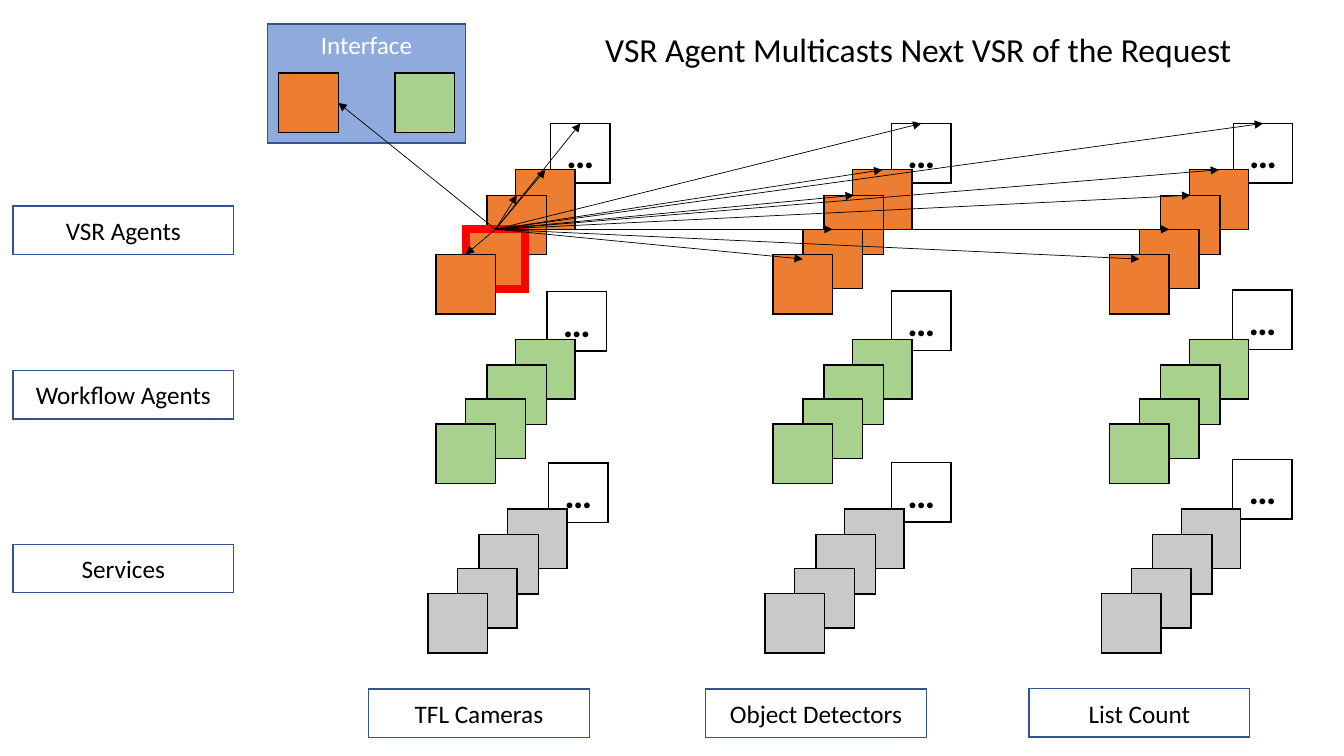
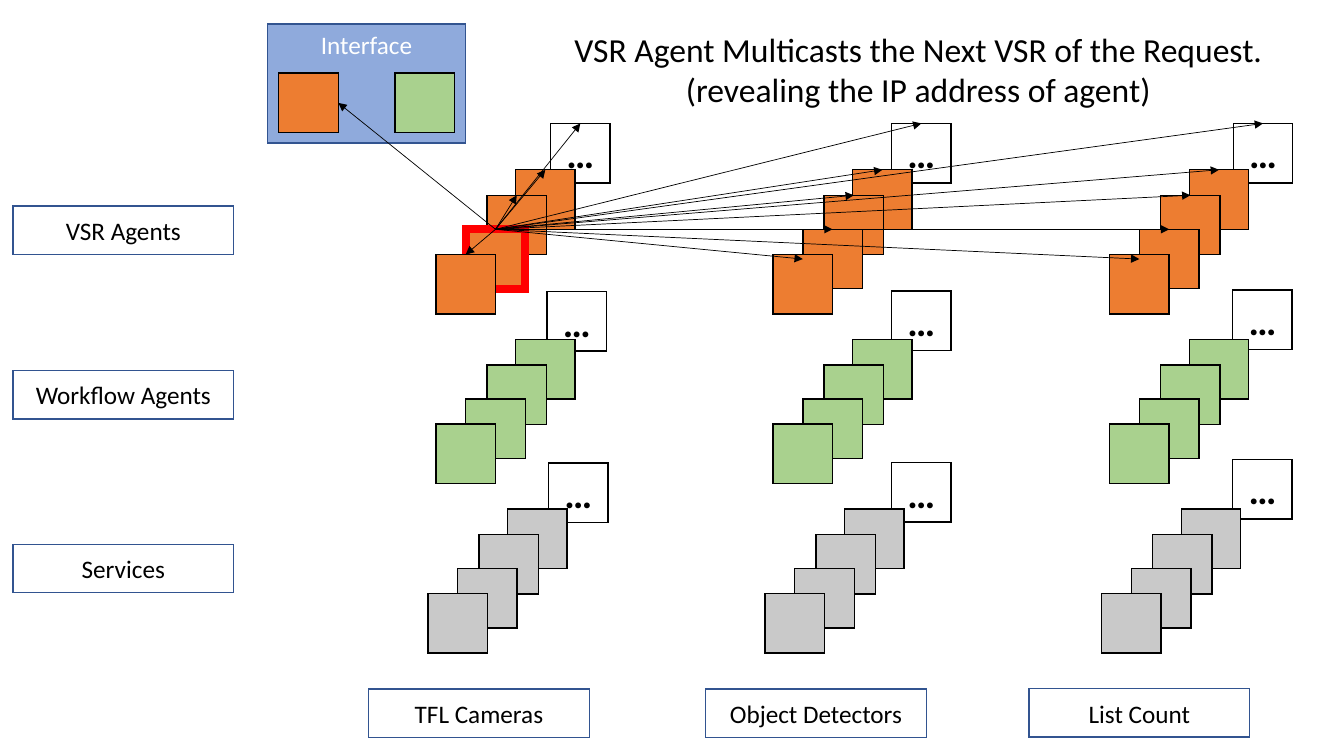
Before and after one commit to dais-ita/csu_fascilitated_by_svr, a slide deck: slide 5 of diagrams/how_many_cars_on_romford_road.pptx. Drawn at 1344x756 pixels with LibreOffice and Linux fonts; fonts in the diff are those of the drawing. Boxes give left, top, right and bottom in pixels: in the first picture for what was removed or moved away, otherwise in the second. Text is boxed around its words. In the diff, an @@ line names an element or a change of style, - is before the commit and + after.

```diff
--- a/diagrams/how_many_cars_on_romford_road.pptx
+++ b/diagrams/how_many_cars_on_romford_road.pptx
@@ text at (574,38,1262,108): text changed @@
-VSR Agent Multicasts Next VSR of the Request
+VSR Agent Multicasts the Next VSR of the Request. (revealing the IP address of agent)
```
Also in this commit, not shown: 6 other slides changed, 1 slide removed.
